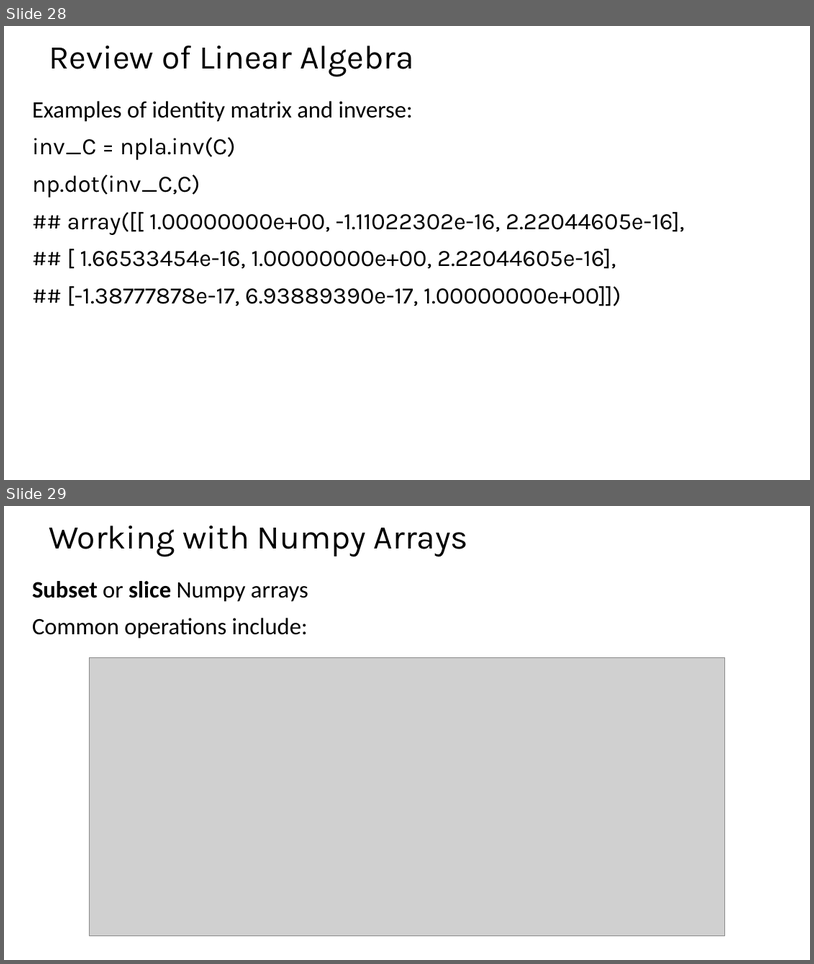
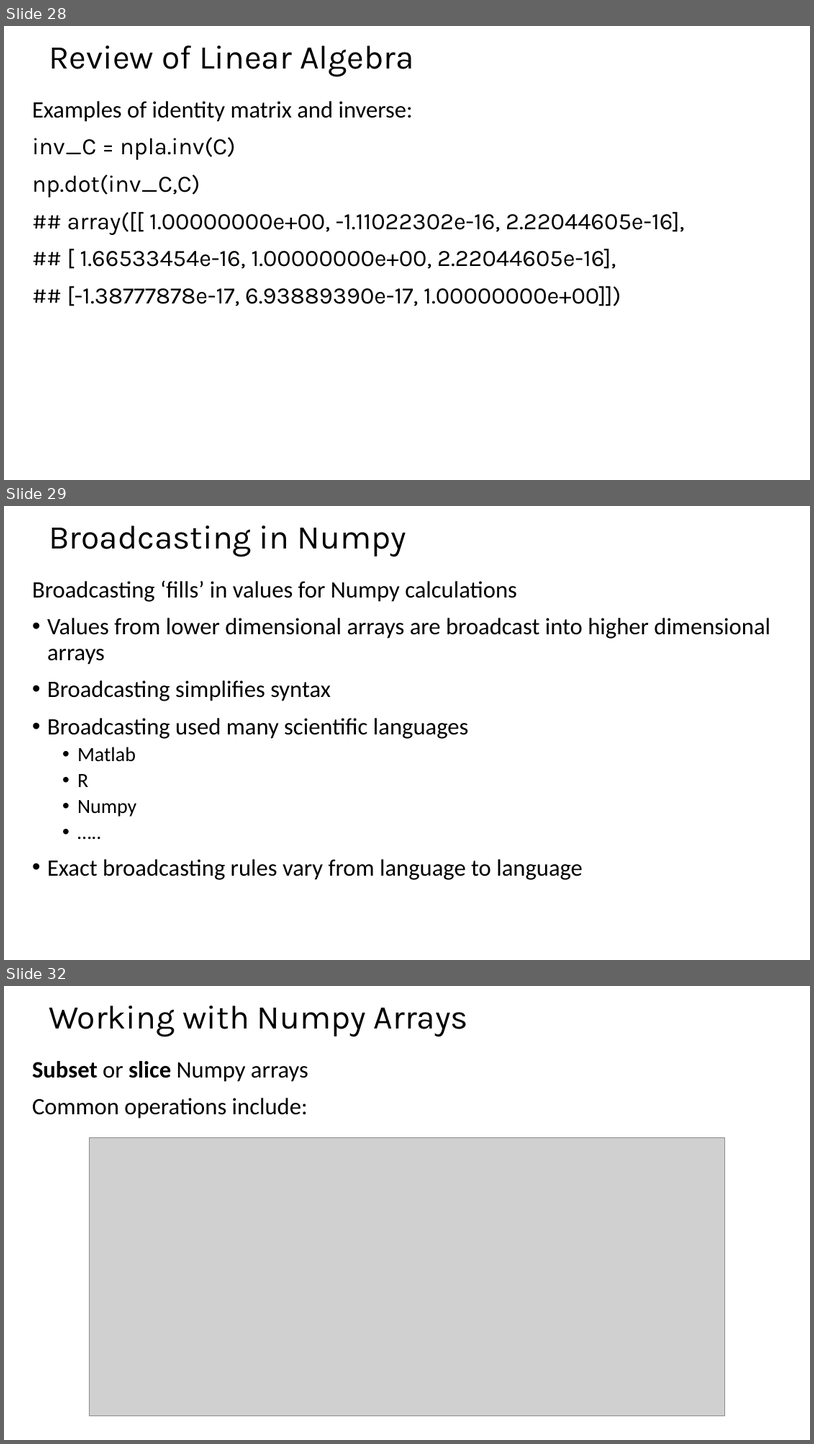
Before and after one commit to StephenElston/CSCI-E-83, a slide deck: SupplementaryMaterials/ReviewOfLinearAlgebra.pptx. Shown one above the other, each under a label of ours: slides 28 and 29 before the commit, slides 28, 29 and 32 after it; the slides between them are not shown. The pictures are 814x964 and 814x1444 pixels, drawn with LibreOffice and Linux fonts; fonts in the diff are those of the drawing; grey boxes stand for pictures. Boxes give left, top, right and bottom in pixels: in the first picture for what was removed or moved away, otherwise in the second. Text is boxed around its words. In the diff, an @@ line names an element or a change of style, - is before the commit and + after.

Commit message:
Added broadcasting slides

```diff
--- a/SupplementaryMaterials/ReviewOfLinearAlgebra.pptx
+++ b/SupplementaryMaterials/ReviewOfLinearAlgebra.pptx
@@ slide 29 added at [4, 506, 810, 960], background #FFFFFF @@
@@ title added at [49, 525, 406, 556], 39.6 pt, text #000000 @@
+Broadcasting in Numpy
@@ text added at [32, 580, 771, 880], 28 pt, text #000000 @@
+Broadcasting ‘fills’ in values for Numpy calculations
+• Values from lower dimensional arrays are broadcast into higher dimensional arrays
+• Broadcasting simplifies syntax
+• Broadcasting used many scientific languages
+  • Matlab
+  • R
+  • Numpy
+  • …..
+• Exact broadcasting rules vary from language to language
@@ what was slide 29 is now slide 32 @@
```
Also in this commit, not shown: 2 other slides added.
